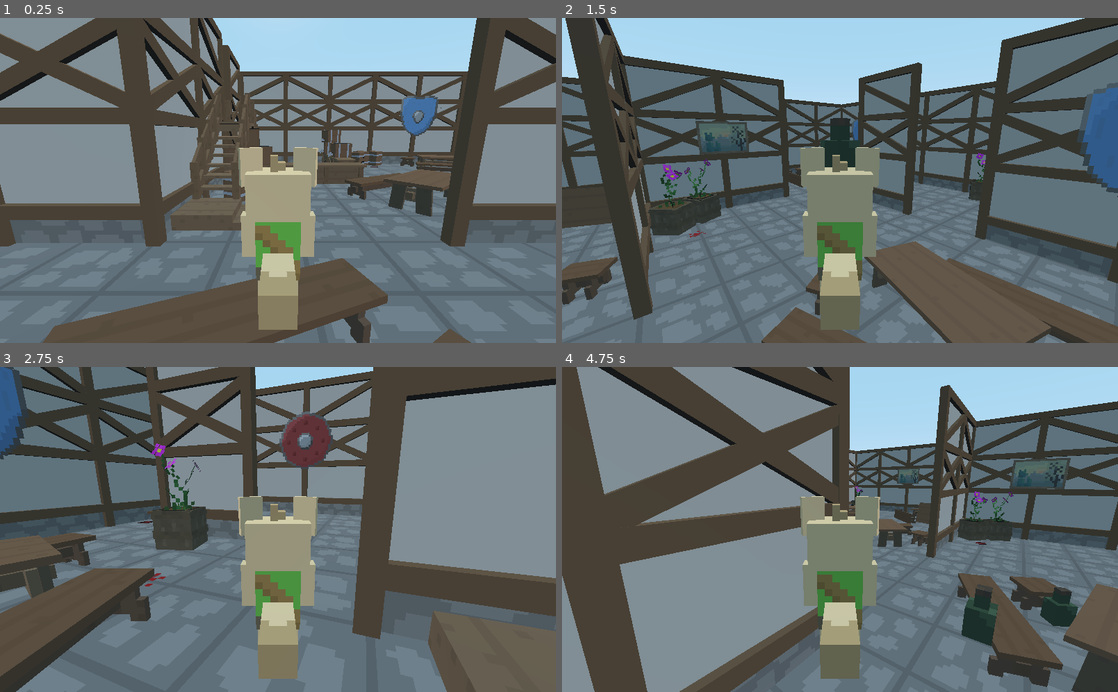
Above: before the commit, frames 1-4 (two rows, left to right).
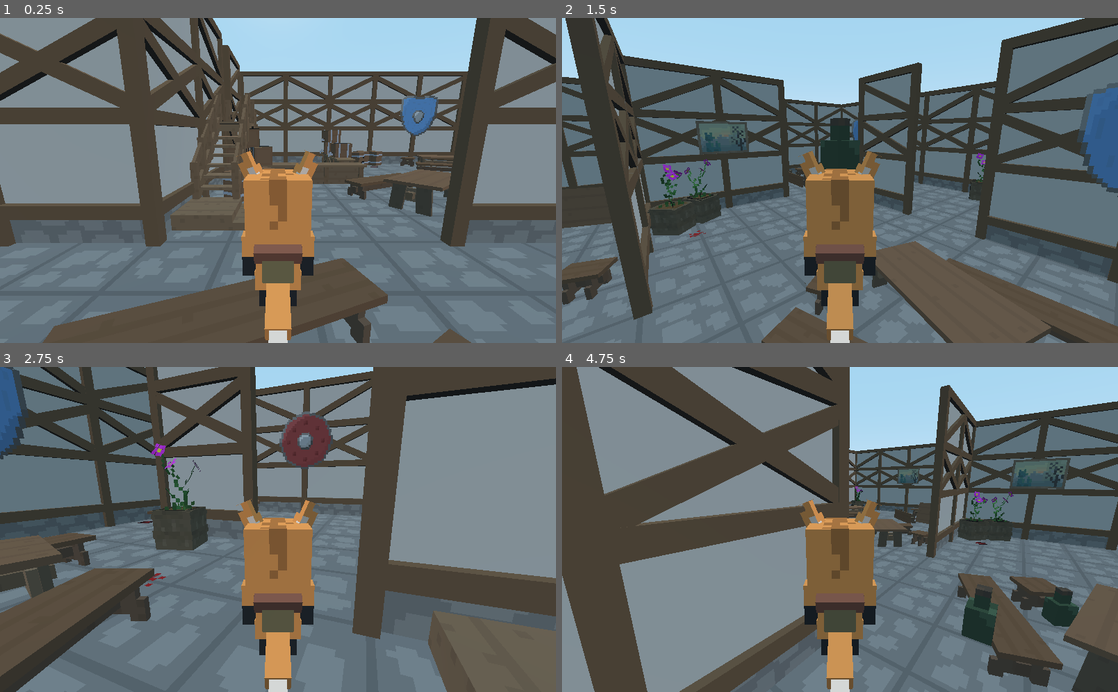
Above: after the commit, the same moments.

Repository: affirVega/IslandFighter
Game: Godot game, scene res://Scenes/Level_0.tscn
Same seed, same stepped clock (60 frames per second), same inputs: the game is played once before the commit and once after it. This scene is started directly instead of the project's main scene.
Inputs (mouse positions are in pixels of both pictures, inside the frame that each line leads up to):
- Up to frame 1 (0.25 s): no input
- Up to frame 2 (1.5 s): tap Enter at 0.5 s; move the mouse to (962, 164) at 0.52 s; hold D (player_right) 0.53-1.28 s; click (962, 164) at 0.6 s; tap Space (player_jump) at 0.77 s; move the mouse to (728, 196) at 1.27 s; hold S (player_backward) from 1.28 s (still down); click (728, 196) at 1.35 s
- Up to frame 3 (2.75 s): tap Space (player_jump) at 1.52 s; move the mouse to (333, 458) at 2.02 s; release S (player_backward) at 2.03 s; hold D (player_right) from 2.03 s (still down); click (333, 458) at 2.1 s
- Up to frame 4 (4.75 s): move the mouse to (812, 594) at 2.77 s; release D (player_right) at 2.78 s; hold W (player_forward) 2.78-3.53 s; click (812, 594) at 2.85 s; tap Space (player_jump) at 3.02, 3.77, 4.52 s; move the mouse to (1006, 578) at 3.52 s; hold A (player_left) from 3.53 s (still down); click (1006, 578) at 3.6 s; move the mouse to (673, 480) at 4.27 s; click (673, 480) at 4.35 s

The runs differ from the first frame. In frame 1, 6.3% of the frame differs, in the area x 1-100%, y 0-100%; in frame 2, 6.2%; in frame 3, 6.4%; in frame 4, 6.5%, in the area x 0-100%, y 0-100%.

Commit message:
Стабильная версия
Изменены модельки

Diff:
--- a/Assets/Library/player_skins_lib/Mine_player_skins.tscn
+++ b/Assets/Library/player_skins_lib/Mine_player_skins.tscn
@@ -1,10 +1,11 @@
-[gd_scene load_steps=8 format=2]
+[gd_scene load_steps=9 format=2]
 
 [ext_resource path="res://Assets/Library/player_skins_lib/mikamoro.tscn" type="PackedScene" id=1]
 [ext_resource path="res://Assets/Library/player_skins_lib/low3.tscn" type="PackedScene" id=2]
 [ext_resource path="res://Assets/Library/player_skins_lib/cooldog.tscn" type="PackedScene" id=3]
 [ext_resource path="res://Assets/Library/player_skins_lib/s1tn4m.tscn" type="PackedScene" id=4]
 [ext_resource path="res://Assets/Library/player_skins_lib/maksvell.tscn" type="PackedScene" id=5]
+[ext_resource path="res://Scripts/Player.gd" type="Script" id=6]
 
 [sub_resource type="BoxShape" id=1]
 extents = Vector3( 0.140052, 0.61439, 0.13277 )
@@ -12,9 +13,10 @@
 [sub_resource type="BoxShape" id=2]
 extents = Vector3( 0.317474, 0.622839, 0.254638 )
 
-[node name="Spatial" type="KinematicBody"]
+[node name="Spatial" type="KinematicBody" groups=["Player"]]
+script = ExtResource( 6 )
 
-[node name="Skins" type="Node" parent="."]
+[node name="Skins" type="Spatial" parent="."]
 
 [node name="cooldog" parent="Skins" instance=ExtResource( 3 )]
 visible = false
@@ -38,3 +40,7 @@
 transform = Transform( 1, 0, 0, 0, 1, 0, 0, 0, 1, 0, 0.615, 0 )
 shape = SubResource( 2 )
 disabled = true
+
+[node name="Camera" type="Camera" parent="."]
+transform = Transform( 1, 0, 0, 0, 0.977849, 0.209311, 0, -0.209311, 0.977849, 0, 1.55712, 1.8295 )
+fov = 71.9877
--- a/Player/Player.tscn
+++ b/Player/Player.tscn
@@ -3,6 +3,7 @@
 [ext_resource path="res://Scripts/Player.gd" type="Script" id=1]
 [ext_resource path="res://Player/player_model.gltf" type="PackedScene" id=2]
 [ext_resource path="res://Player/Bottle.tscn" type="PackedScene" id=3]
+
 
 [sub_resource type="BoxShape" id=7]
 extents = Vector3( 0.203423, 0.204954, 0.204336 )
--- a/Scripts/Menu.gd
+++ b/Scripts/Menu.gd
@@ -1,4 +1,5 @@
 extends Control
+
 
 onready var iPAddress = $IPAddress
 onready var buttonHost = $ButtonHost
@@ -44,10 +45,13 @@
 	get_tree().set_network_peer(client) # Replace with function body.
 	_set_status("Поиск сервера...", true)
 
+
 func _connected(client_id):
 	Singleton.user_id = client_id
 	var game = preload("res://Scenes/Level_0.tscn").instance()
+
 	get_tree().get_root().add_child(game)
+
 	hide()
 
 func _set_status(text, isok):
--- a/Scripts/Player.gd
+++ b/Scripts/Player.gd
@@ -21,7 +21,8 @@
 	global_scale(scale)
 
 remote func make_bottle(position: Vector3, impulse: Vector3):
-	var bottle: RigidBody = bottle_scene.instance()
+	#var bottle: RigidBody = bottle_scene.instance()
+	var bottle: RigidBody = preload("res://Player/Bottle.tscn").instance()
 	bottle.transform.origin = position
 	bottle.add_collision_exception_with(self) # игнорируем игрока который бросает
 	bottle.apply_central_impulse(impulse) # добавляем импульс
--- a/Scripts/PlayerSpawner.gd
+++ b/Scripts/PlayerSpawner.gd
@@ -5,8 +5,9 @@
 
 var playerScale = Vector3(0.7, 0.7, 0.7)
 
+# res://Player/Player.tscn
 func _ready():
-	var player1 = preload("res://Player/Player.tscn").instance()
+	var player1 = preload("res://Assets/Library/player_skins_lib/Mine_player_skins.tscn").instance()
 	add_child(player1)
 	player1.set_name(str(get_tree().get_network_unique_id()))
 	player1.set_network_master(get_tree().get_network_unique_id())
@@ -14,7 +15,8 @@
 	print(playerSpawn1.get_global_transform())
 	player1.set_scale(playerScale)
 
-	var player2 = preload("res://Player/Player.tscn").instance()
+
+	var player2 = preload("res://Assets/Library/player_skins_lib/Mine_player_skins.tscn").instance()
 	add_child(player2)
 	player2.set_name(str(Singleton.user_id))
 	player2.set_network_master(Singleton.user_id)
